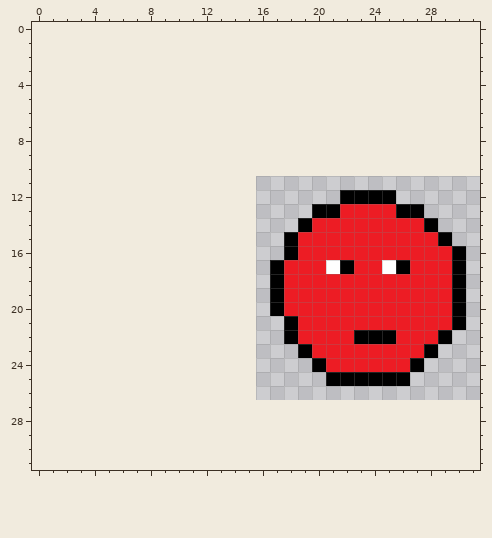
A pixel-art sprite gets an edit: res/images/enemy1.png. This is how it looked before the edit.
The file is 16x16 pixels. The old version is drawn lined up with the new one, on the new canvas.
After the commit:
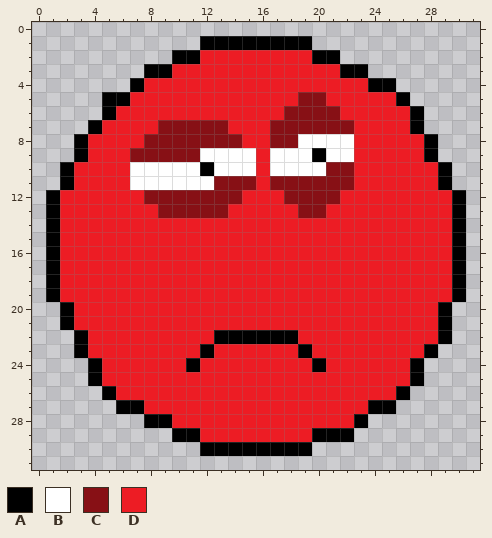
Palette (. is transparent): A #000000  B #ffffff  C #871015  D #ed1c24
Difference:
canvas 16x16 -> 32x32, the old top-left corner now at 16,11
@@ x 0..31 @@
  0 ................................
- 1 ................................
- 2 ................................
- 3 ................................
- 4 ................................
- 5 ................................
- 6 ................................
- 7 ................................
- 8 ................................
- 9 ................................
-10 ................................
-11 ................................
-12 ......................AAAA......
-13 ....................AADDDDAA....
-14 ...................ADDDDDDDDA...
-15 ..................ADDDDDDDDDDA..
-16 ..................ADDDDDDDDDDDA.
-17 .................ADDDBADDBADDDA.
-18 .................ADDDDDDDDDDDDA.
-19 .................ADDDDDDDDDDDDA.
-20 .................ADDDDDDDDDDDDA.
-21 ..................ADDDDDDDDDDDA.
-22 ..................ADDDDAAADDDA..
-23 ...................ADDDDDDDDA...
-24 ....................ADDDDDDA....
-25 .....................AAAAAA.....
-26 ................................
-27 ................................
-28 ................................
-29 ................................
-30 ................................
+ 1 ............AAAAAAAA............
+ 2 ..........AADDDDDDDDAA..........
+ 3 ........AADDDDDDDDDDDDAA........
+ 4 .......ADDDDDDDDDDDDDDDDAA......
+ 5 .....AADDDDDDDDDDDDCCDDDDDA.....
+ 6 .....ADDDDDDDDDDDDCCCCDDDDDA....
+ 7 ....ADDDDCCCCCDDDCCCCCCDDDDA....
+ 8 ...ADDDDCCCCCCCDDCCBBBBDDDDDA...
+ 9 ...ADDDCCCCCBBBBDBBBABBDDDDDA...
+10 ..ADDDDBBBBBABBBDBBBBCCDDDDDDA..
+11 ..ADDDDBBBBBBCCCDCCCCCCDDDDDDA..
+12 .ADDDDDDCCCCCCCDDDCCCCDDDDDDDDA.
+13 .ADDDDDDDCCCCCDDDDDCCDDDDDDDDDA.
+14 .ADDDDDDDDDDDDDDDDDDDDDDDDDDDDA.
+15 .ADDDDDDDDDDDDDDDDDDDDDDDDDDDDA.
+16 .ADDDDDDDDDDDDDDDDDDDDDDDDDDDDA.
+17 .ADDDDDDDDDDDDDDDDDDDDDDDDDDDDA.
+18 .ADDDDDDDDDDDDDDDDDDDDDDDDDDDDA.
+19 .ADDDDDDDDDDDDDDDDDDDDDDDDDDDDA.
+20 ..ADDDDDDDDDDDDDDDDDDDDDDDDDDA..
+21 ..ADDDDDDDDDDDDDDDDDDDDDDDDDDA..
+22 ...ADDDDDDDDDAAAAAADDDDDDDDDDA..
+23 ...ADDDDDDDDADDDDDDADDDDDDDDA...
+24 ....ADDDDDDADDDDDDDDADDDDDDA....
+25 ....ADDDDDDDDDDDDDDDDDDDDDDA....
+26 .....ADDDDDDDDDDDDDDDDDDDDA.....
+27 ......AADDDDDDDDDDDDDDDDAA......
+28 ........AADDDDDDDDDDDDDA........
+29 ..........AADDDDDDDDAAA.........
+30 ............AAAAAAAA............
 31 ................................
Pixel boxes of the changes (left, top, right, bottom) in both pictures:
changed: (46, 36, 466, 456)
